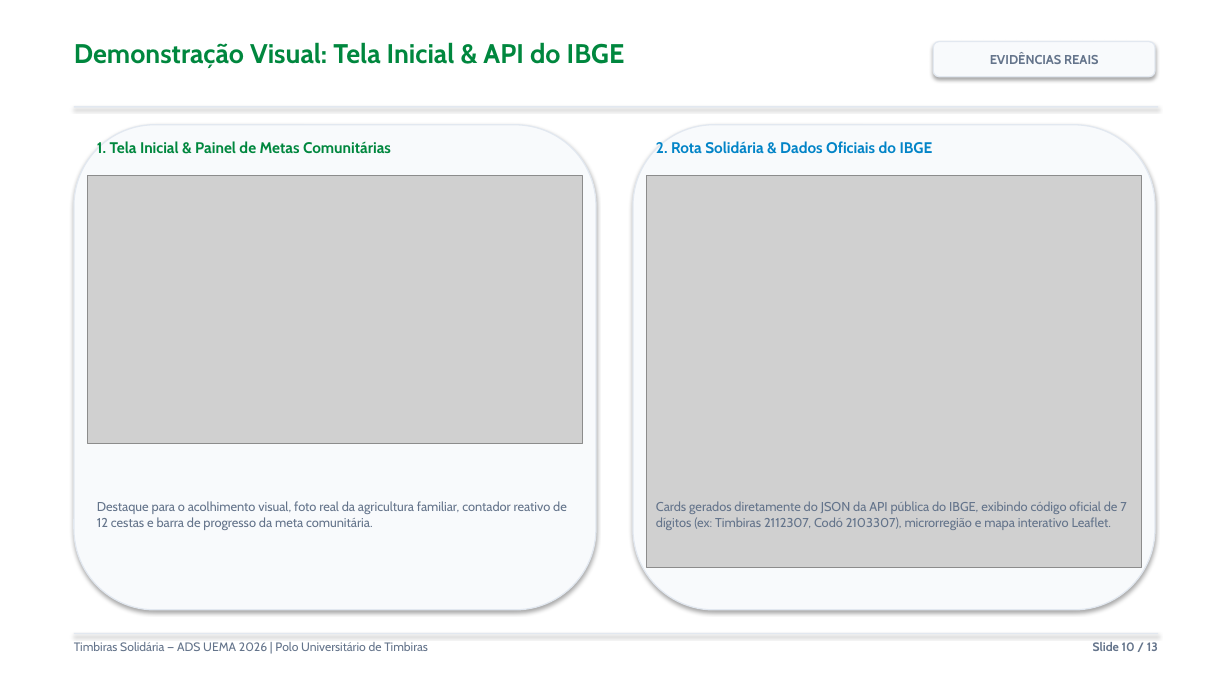
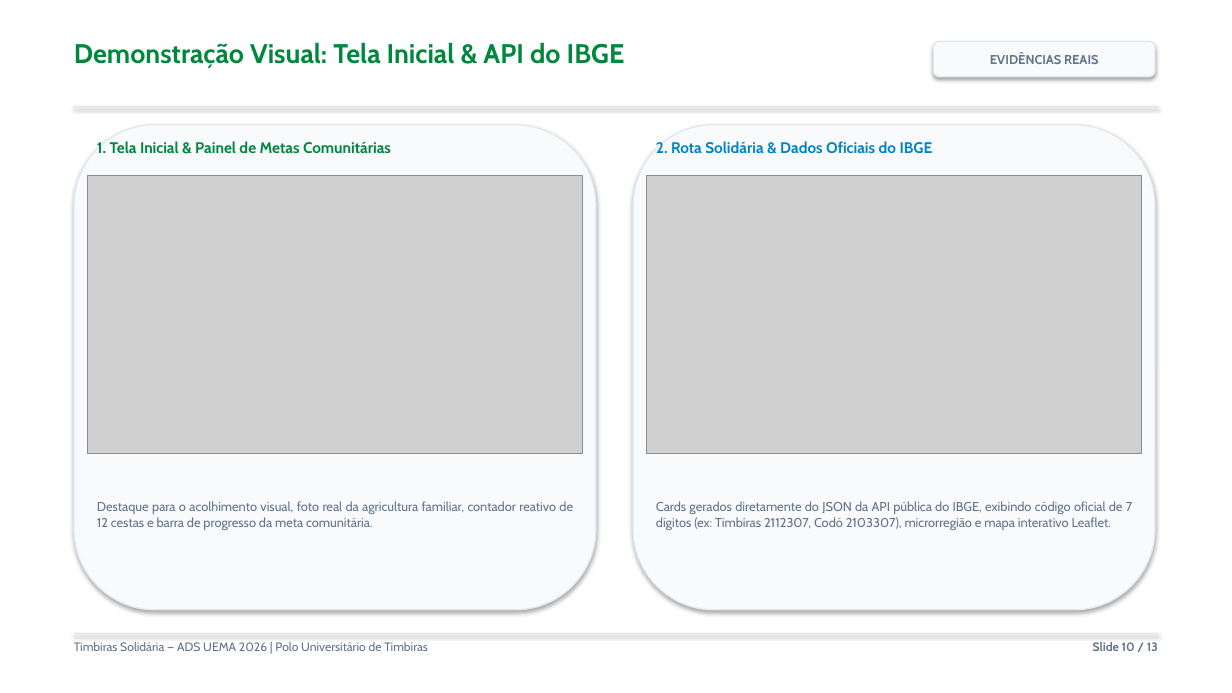
Before and after one commit to ambersonrogers/timbiras-solidaria, a slide deck: slide 10 of public/Relatorio_Atividade_2_Slides.pptx. Drawn at 1232x693 pixels with LibreOffice and Linux fonts; fonts in the diff are those of the drawing; grey boxes stand for pictures. Boxes give left, top, right and bottom in pixels: in the first picture for what was removed or moved away, otherwise in the second. Text is boxed around its words. In the diff, an @@ line names an element or a change of style, - is before the commit and + after.

```diff
--- a/public/Relatorio_Atividade_2_Slides.pptx
+++ b/public/Relatorio_Atividade_2_Slides.pptx
@@ picture: place and size @@
-picture at [88, 176, 582, 444]
+picture at [88, 176, 582, 454]
@@ picture: place and size @@
-picture at [647, 176, 1141, 567]
+picture at [647, 176, 1141, 454]
@@ text "Destaque para o acolhimento visual, ..." at [97, 501, 573, 530]: alignment left to justified @@
@@ text "Cards gerados diretamente do JSON ..." at [656, 501, 1132, 530]: alignment left to justified @@
```
Also in this commit, not shown: 12 other slides changed, 1 other file.
